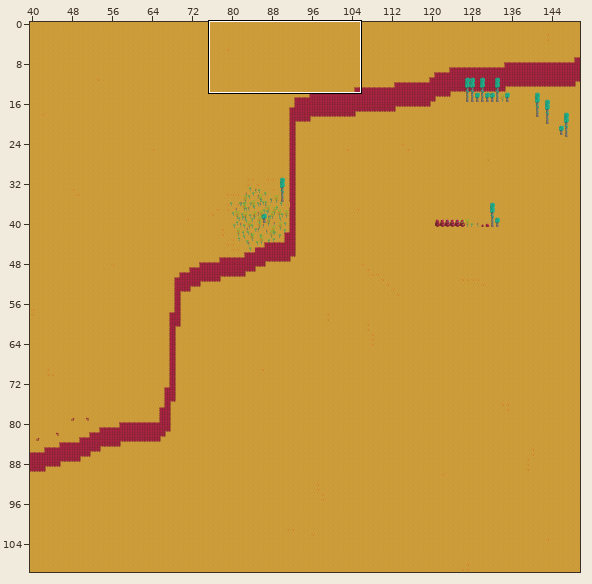
Two states of a Tiled map, data/map/terrain.tmx. Above, an overview of the earlier version with the close-up marked.
Close-up. As it was:
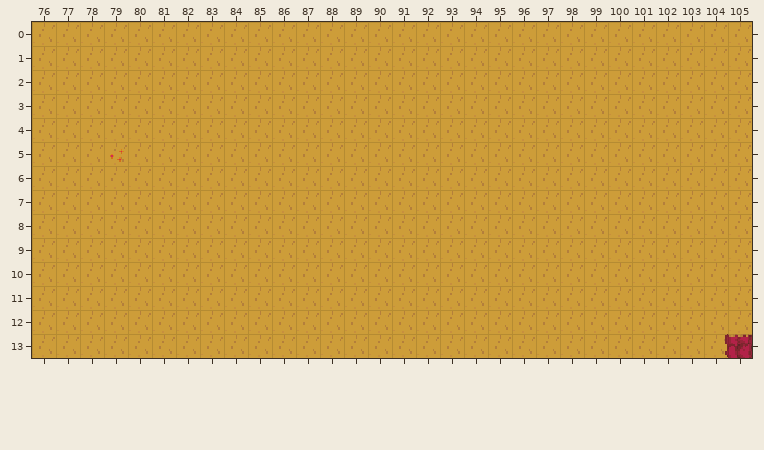
Cells are 16x16 px. Shown: x 76..105, y 0..13. The commit also changed other parts of the map, which this record leaves out.
And afterwards:
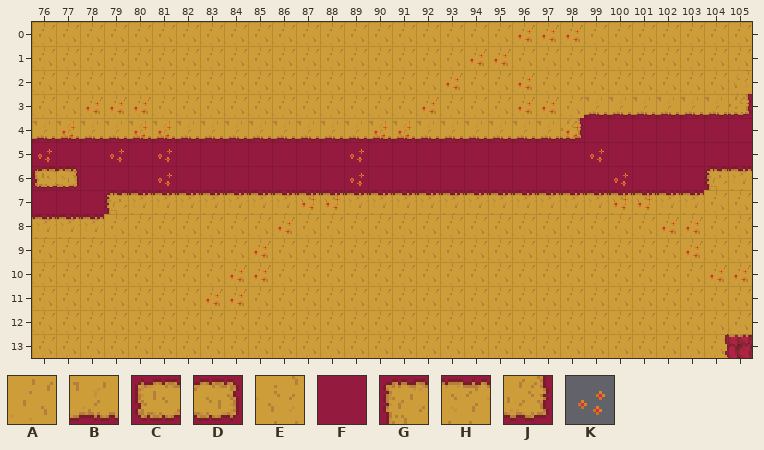
Key: from "ground": A 11, B 20, C 22, D 23, E 25, F 28, G 30, H 36, J 39, K 40.
_ is an empty cell.
Change:
Layer "main":
y 2: x 105 A -> E
y 3: x 99..105 AAAAAAA -> BBBBBBJ
y 4: x 76..105 AAAAAAAAAAAAAAAAAAAAAAAAAAAAAA -> BBBBBBBBBBBBBBBBBBBBBBJFFFFFFF
y 5: x 76..105 AAAAAAAAAAAAAAAAAAAAAAAAAAAAAA -> FFFFFFFFFFFFFFFFFFFFFFFFFFFFFF
y 6: x 76..105 AAAAAAAAAAAAAAAAAAAAAAAAAAAAAA -> CDFFFFFFFFFFFFFFFFFFFFFFFFFFGH
y 7: x 76..103 AAAAAAAAAAAAAAAAAAAAAAAAAAAA -> FFFGHHHHHHHHHHHHHHHHHHHHHHHH
y 8: x 76..78 AAA -> HHH
Layer "over":
y 0: x 96..98 ___ -> KKK
y 1: x 94..95 __ -> KK
y 2: x 93 _ -> K; x 96 _ -> K
y 3: x 78..80 ___ -> KKK; x 92 _ -> K; x 96..97 __ -> KK
y 4: x 77 _ -> K; x 80..81 __ -> KK; x 90..91 __ -> KK; x 98 _ -> K
y 5: x 76 _ -> K; x 81 _ -> K; x 89 _ -> K; x 99 _ -> K
y 6: x 81 _ -> K; x 89 _ -> K; x 100 _ -> K
y 7: x 87..88 __ -> KK; x 100..101 __ -> KK
y 8: x 86 _ -> K; x 102..103 __ -> KK
y 9: x 85 _ -> K; x 103 _ -> K
y 10: x 84..85 __ -> KK; x 104..105 __ -> KK
y 11: x 83..84 __ -> KK
Boxes around the changes in both close-ups, in picture pixels (x1, y1, x2, y2):
changed: (32, 29, 752, 306)
